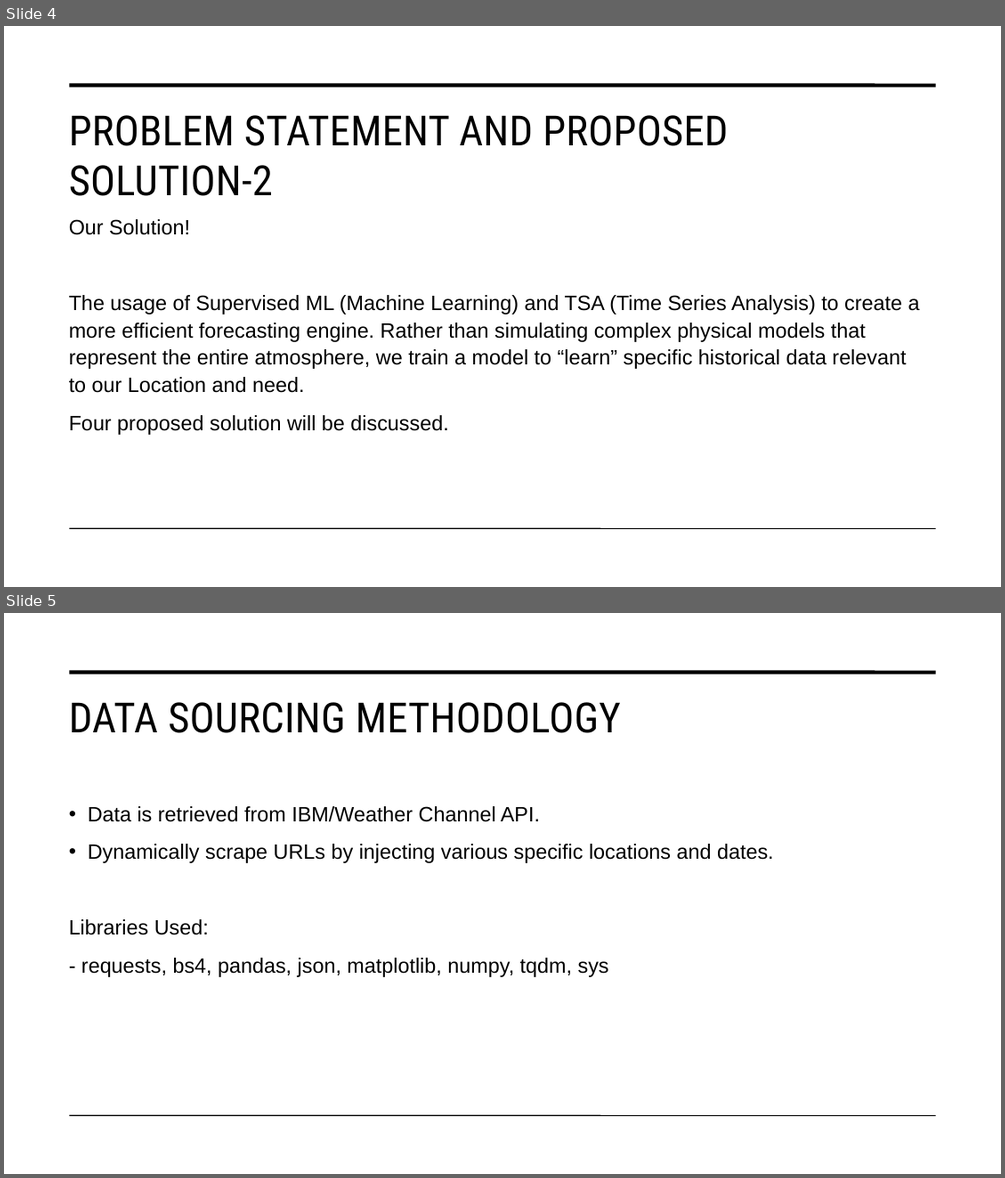
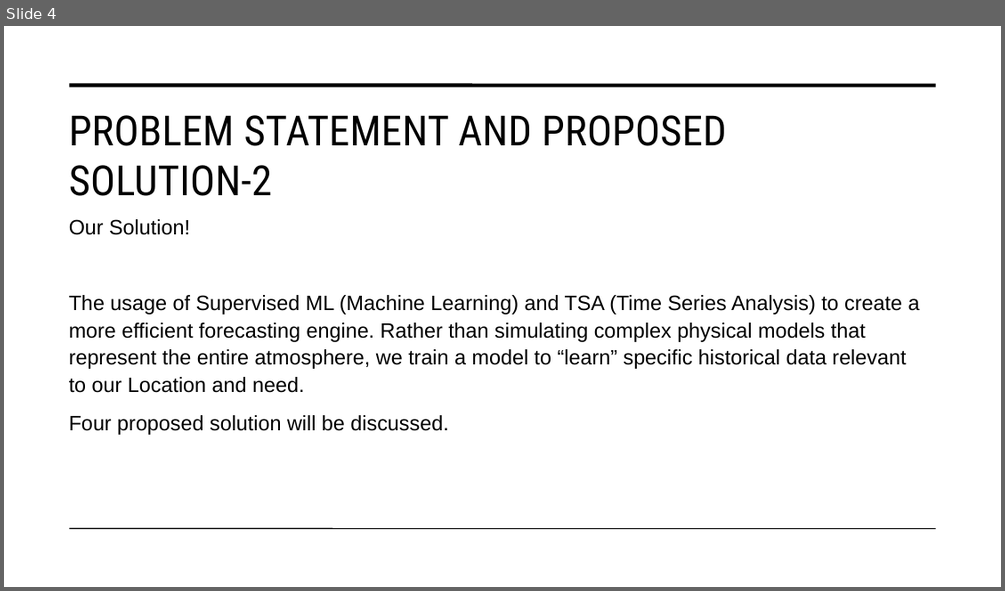
Before and after one commit to Basel-Aldwairi/Temperature_TSA, a slide deck: Report/Machine Learning Methods for Weather Forecasting.pptx. Shown one above the other, each under a label of ours: slides 4 and 5 before the commit, slide 4 after it. The pictures are 1005x1178 and 1005x591 pixels, drawn with LibreOffice and Linux fonts; fonts in the diff are those of the drawing. Boxes give left, top, right and bottom in pixels: in the first picture for what was removed or moved away, otherwise in the second. Text is boxed around its words. In the diff, an @@ line names an element or a change of style, - is before the commit and + after.

```diff
--- a/Report/Machine Learning Methods for Weather Forecasting.pptx
+++ b/Report/Machine Learning Methods for Weather Forecasting.pptx
@@ slide 5 removed at (4,613,1001,1174), background #FFFFFF; not listed: 2 template elements that a slide beside it also shows @@
@@ title removed at (69,702,621,733) @@
-DATA SOURCING METHODOLOGY
@@ text removed at (69,806,774,977) @@
-• Data is retrieved from IBM/Weather Channel API.
-• Dynamically scrape URLs by injecting various specific locations and dates.
-Libraries Used:
-- requests, bs4, pandas, json, matplotlib, numpy, tqdm, sys
@@ slide 4 changed as well @@
@@ title "PROBLEM STATEMENT AND PROPOSED SOLUTION-2" at (69,115,727,196): letter spacing 0.3 to 0.2 pt @@
```
Also in this commit, not shown: 9 other slides changed, 9 slides added, 2 other slides removed, 4 other files.
